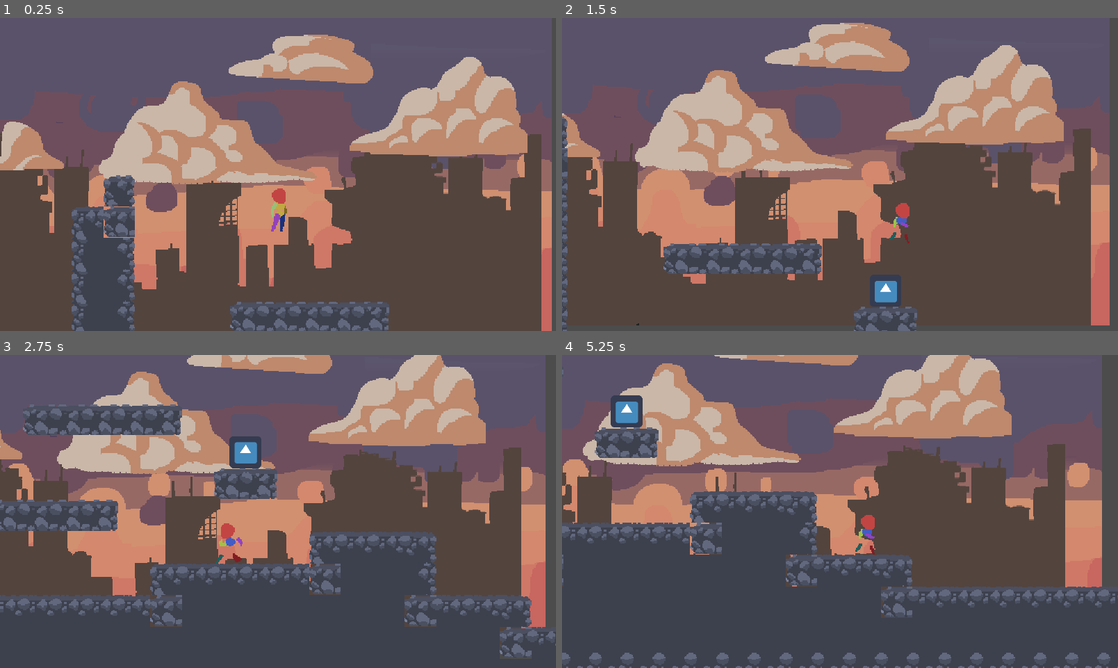
Above: before the commit, frames 1-4 (two rows, left to right).
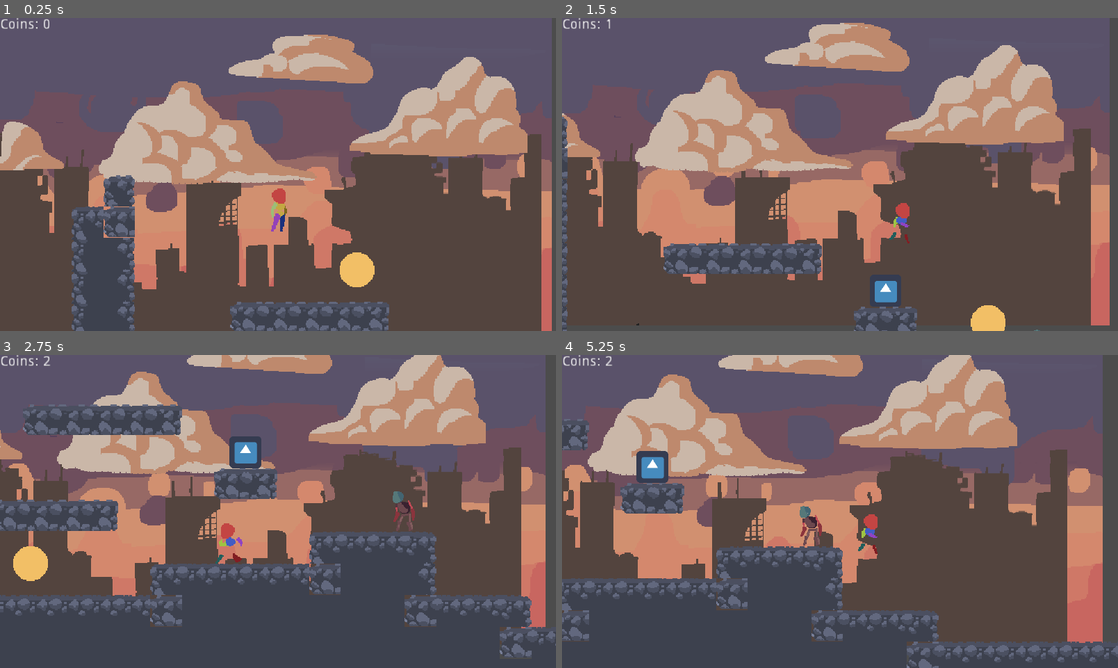
Above: after the commit, the same moments.

Repository: Khaleer/Godot_platformer_leveldesign
Game: Godot game, scene res://main.tscn
Two runs of this game, one before a commit and one after it. Both use one fixed random seed, a clock stepped at 60 frames per second and the inputs below. The engine's default icon, where the game draws it, is replaced by a stand-in: a white triangle on a blue panel in a dark square.
Inputs (mouse positions are in pixels of both pictures, inside the frame that each line leads up to):
- Up to frame 1 (0.25 s): no input
- Up to frame 2 (1.5 s): move the mouse to (1012, 302) at 0.52 s; hold E (Interaction) 0.53-1.28 s; hold D (right) from 0.53 s (still down); click (1012, 302) at 0.67 s; tap W (jump) at 0.77 s; move the mouse to (728, 190) at 1.27 s; tap E (Interaction) at 1.35 s
- Up to frame 3 (2.75 s): tap W (jump) at 1.52 s; move the mouse to (333, 442) at 2.02 s; release D (right) at 2.03 s; hold A (left) from 2.03 s (still down); hold E (Interaction) from 2.03 s (still down)
- Up to frame 4 (5.25 s): move the mouse to (812, 574) at 2.77 s; release A (left) at 2.78 s; release E (Interaction) at 2.78 s; hold D (right) 2.78-4.28 s; tap E (Interaction) at 2.85, 4.35 s; click (812, 574) at 2.92 s; tap W (jump) at 3.02, 3.77, 4.52 s; move the mouse to (1006, 558) at 3.52 s; hold E (Interaction) 3.53-4.28 s; move the mouse to (673, 464) at 4.27 s; hold A (left) 4.28-5.03 s; move the mouse to (867, 511) at 5.02 s; hold D (right) from 5.03 s (still down); hold E (Interaction) from 5.03 s (still down); click (867, 511) at 5.17 s

The runs differ from the first frame. In frame 1, 0.7% of the frame differs, in the area x 0-68%, y 0-86%; in frame 2, 0.5%; in frame 3, 0.9%; in frame 4, 29%, in the area x 0-100%, y 0-100%.

Commit message:
coins system added

Diff:
--- /dev/null
+++ b/New Game Project/Global.gd
@@ -0,0 +1,15 @@
+extends Node
+
+
+var coin_collected = false
+var coins = 0
+
+
+# Called when the node enters the scene tree for the first time.
+func _ready() -> void:
+	pass # Replace with function body.
+
+
+# Called every frame. 'delta' is the elapsed time since the previous frame.
+#func _process(delta: float) -> void:
+#	pass
--- /dev/null
+++ b/New Game Project/entities/enemy/enemy.gd
@@ -0,0 +1,10 @@
+extends KinematicBody2D
+
+
+export var speed = Vector2(300.0,1000.0)
+export var gravity = 3000.0
+var velocity = Vector2.ZERO
+
+func _physics_process(delta: float) -> void:
+	velocity.y += gravity * delta
+	velocity = move_and_slide(velocity)
--- /dev/null
+++ b/New Game Project/entities/enemy/enemy.tscn
@@ -0,0 +1,20 @@
+[gd_scene load_steps=4 format=2]
+
+[ext_resource path="res://entities/enemy/enemy.png" type="Texture" id=1]
+[ext_resource path="res://entities/enemy/enemy.gd" type="Script" id=2]
+
+[sub_resource type="CapsuleShape2D" id=1]
+radius = 8.70354
+height = 23.815
+
+[node name="enemy" type="KinematicBody2D"]
+script = ExtResource( 2 )
+
+[node name="Sprite" type="Sprite" parent="."]
+position = Vector2( 0, 8 )
+scale = Vector2( 0.53169, 0.53169 )
+texture = ExtResource( 1 )
+
+[node name="CollisionShape2D" type="CollisionShape2D" parent="."]
+position = Vector2( 0, 8 )
+shape = SubResource( 1 )
--- /dev/null
+++ b/New Game Project/game.gd
@@ -0,0 +1,10 @@
+extends Node2D
+
+
+var coins = 0
+
+
+func _on_coin_coin_collected() -> void:
+	coins = coins + 1
+	var score = "Coins: " + String(coins)
+	Global.coins += 1
--- /dev/null
+++ b/New Game Project/items/coin/coin.gd
@@ -0,0 +1,23 @@
+extends Area2D
+
+
+signal coin_collected
+
+# Called when the node enters the scene tree for the first time.
+func _ready() -> void:
+	pass # Replace with function body.
+
+
+# Called every frame. 'delta' is the elapsed time since the previous frame.
+#func _process(delta: float) -> void:
+#	pass
+
+
+func _on_coin_body_entered(body: Node) -> void:
+	if body.is_in_group("Player"):
+		collected()
+
+func collected():
+	emit_signal("coin_collected")
+	Global.coin_collected = true
+	queue_free()
--- /dev/null
+++ b/New Game Project/items/coin/coin.tscn
@@ -0,0 +1,22 @@
+[gd_scene load_steps=4 format=2]
+
+[ext_resource path="res://items/coin/coin.png" type="Texture" id=1]
+[ext_resource path="res://items/coin/coin.gd" type="Script" id=2]
+
+[sub_resource type="CircleShape2D" id=1]
+radius = 16.0
+
+[node name="coin" type="Area2D"]
+script = ExtResource( 2 )
+__meta__ = {
+"_edit_group_": true
+}
+
+[node name="Sprite" type="Sprite" parent="."]
+position = Vector2( -1, -2 )
+texture = ExtResource( 1 )
+
+[node name="CollisionShape2D" type="CollisionShape2D" parent="."]
+shape = SubResource( 1 )
+
+[connection signal="body_entered" from="." to="." method="_on_coin_body_entered"]
--- a/New Game Project/main.tscn
+++ b/New Game Project/main.tscn
@@ -6,8 +6,13 @@
 [ext_resource path="res://world/background/paralax_0.png" type="Texture" id=4]
 [ext_resource path="res://world/background/paralax_1.png" type="Texture" id=5]
 [ext_resource path="res://world/background/paralax_2.png" type="Texture" id=6]
+[ext_resource path="res://entities/enemy/enemy.tscn" type="PackedScene" id=7]
+[ext_resource path="res://items/coin/coin.tscn" type="PackedScene" id=8]
+[ext_resource path="res://game.gd" type="Script" id=9]
+[ext_resource path="res://score.gd" type="Script" id=10]
 
 [node name="World" type="Node2D"]
+script = ExtResource( 9 )
 
 [node name="ParallaxBackground" type="ParallaxBackground" parent="."]
 
@@ -43,12 +48,42 @@
 
 [node name="TILEMAP" parent="." instance=ExtResource( 1 )]
 
-[node name="Player" parent="." instance=ExtResource( 2 )]
+[node name="Player" parent="." groups=[
+"Player",
+] instance=ExtResource( 2 )]
 position = Vector2( 144, -8 )
 
 [node name="Chest" parent="." instance=ExtResource( 3 )]
 position = Vector2( 320, 176 )
 
+[node name="enemy" parent="." instance=ExtResource( 7 )]
+position = Vector2( 480, 224 )
+
+[node name="coin" parent="." instance=ExtResource( 8 )]
+position = Vector2( 224, 96 )
+
+[node name="coin2" parent="." instance=ExtResource( 8 )]
+position = Vector2( 104, 288 )
+
+[node name="coin3" parent="." instance=ExtResource( 8 )]
+position = Vector2( 424, 208 )
+
+[node name="UI" type="CanvasLayer" parent="."]
+
+[node name="score" type="Label" parent="UI"]
+margin_right = 40.0
+margin_bottom = 14.0
+script = ExtResource( 10 )
+__meta__ = {
+"_edit_use_anchors_": false
+}
+
 [connection signal="body_entered" from="Chest" to="Chest" method="_on_Chest_body_entered"]
 [connection signal="body_exited" from="Chest" to="Chest" method="_on_Chest_body_exited"]
 [connection signal="input_event" from="Chest" to="Chest" method="_on_Chest_input_event"]
+[connection signal="body_entered" from="coin" to="Player" method="_on_coin_body_entered"]
+[connection signal="coin_collected" from="coin" to="." method="_on_coin_coin_collected"]
+[connection signal="body_entered" from="coin2" to="Player" method="_on_coin_body_entered"]
+[connection signal="coin_collected" from="coin2" to="." method="_on_coin_coin_collected"]
+[connection signal="body_entered" from="coin3" to="Player" method="_on_coin_body_entered"]
+[connection signal="coin_collected" from="coin3" to="." method="_on_coin_coin_collected"]
--- a/New Game Project/project.godot
+++ b/New Game Project/project.godot
@@ -13,6 +13,10 @@
 config/name="Platformer_LevelDesign"
 run/main_scene="res://main.tscn"
 config/icon="res://icon.png"
+
+[autoload]
+
+Global="*res://Global.gd"
 
 [display]
 
--- /dev/null
+++ b/New Game Project/score.gd
@@ -0,0 +1,4 @@
+extends Label
+
+func _process(delta: float):
+	text = "Coins: " + String(Global.coins)
Binary file added: New Game Project/entities/enemy/enemy.png
Not shown, added: New Game Project/entities/enemy/enemy.png.import
Binary file added: New Game Project/items/coin/coin.png
Not shown, added: New Game Project/items/coin/coin.png.import
Not shown: 1 places in New Game Project/main.tscn that only renumber resources
